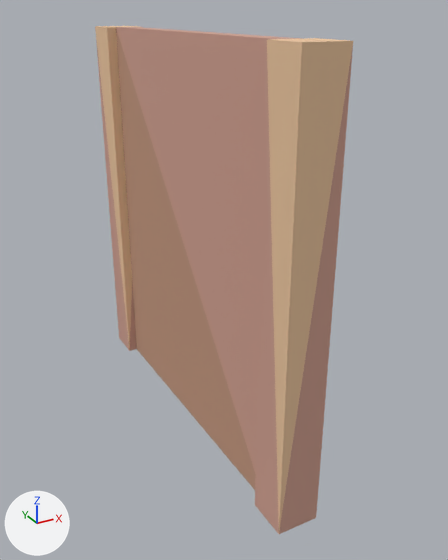
Before and after pictures for a commit that changed the glTF model example_game/world/props/wall-wood.prop/model.glb.
One viewpoint serves both versions: a camera (50 mm lens) standing at (-1.29, -2.67, 2.08) and looking at (0.1, -0.14, 0.81). Every picture has the same lights, and +X, +Y and +Z are marked at lower left. The first picture is the older version. Vertices at exactly the same position are counted once.

The first picture shows 'model'.
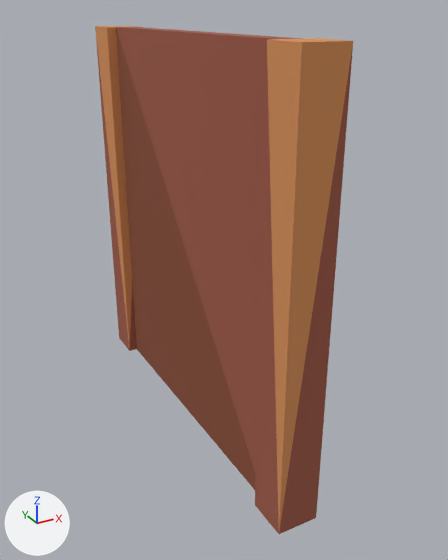
What differs and where, as boxes (x1, y1, x2, y2) in the pictures (448 x 560 px):
part 1 of me_model, recoloured (beige to brown): (95, 27, 353, 534) in both
part 2 of me_model, recoloured (beige to orange): (95, 26, 353, 530) in both

The edits, one by one:
me_model has 24 vertices, 32 faces and spans x -0.1..0.1, y -1.0..1.0, z -0.02..1.98.
me_model is used by ob_model.
me_model part 1: 20 faces centred in x -0.1..0.1, y -1.0..1.0, z -0.02..1.98 are repainted in the vertex colours; the middle colour goes from beige #d0a090 to brown #a05a47.
me_model part 2: 12 faces centred in x -0.1..0.1, y -1.0..1.0, z 1.31..1.98 are repainted in the vertex colours; the middle colour goes from beige #edc7a0 to orange #d9915a.
